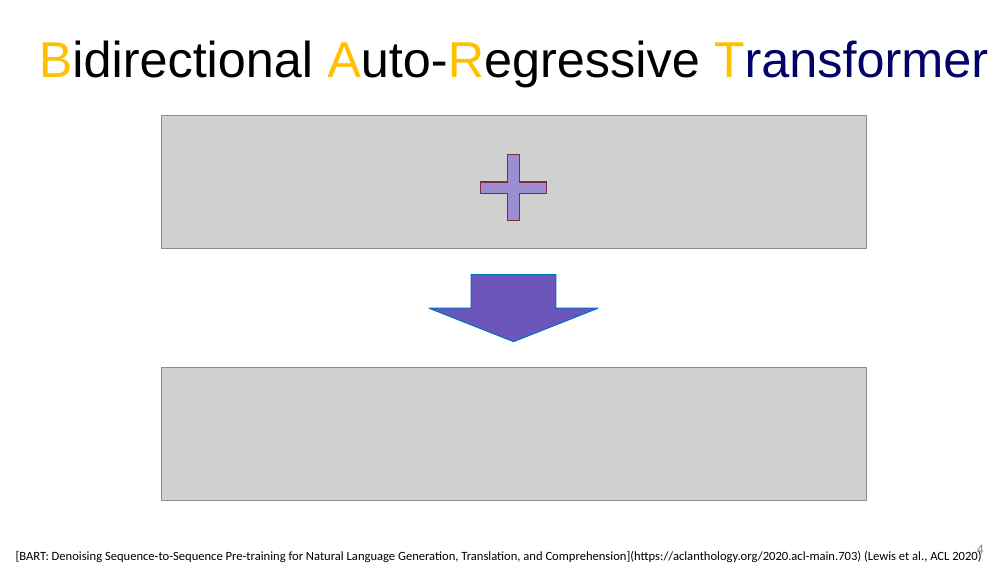
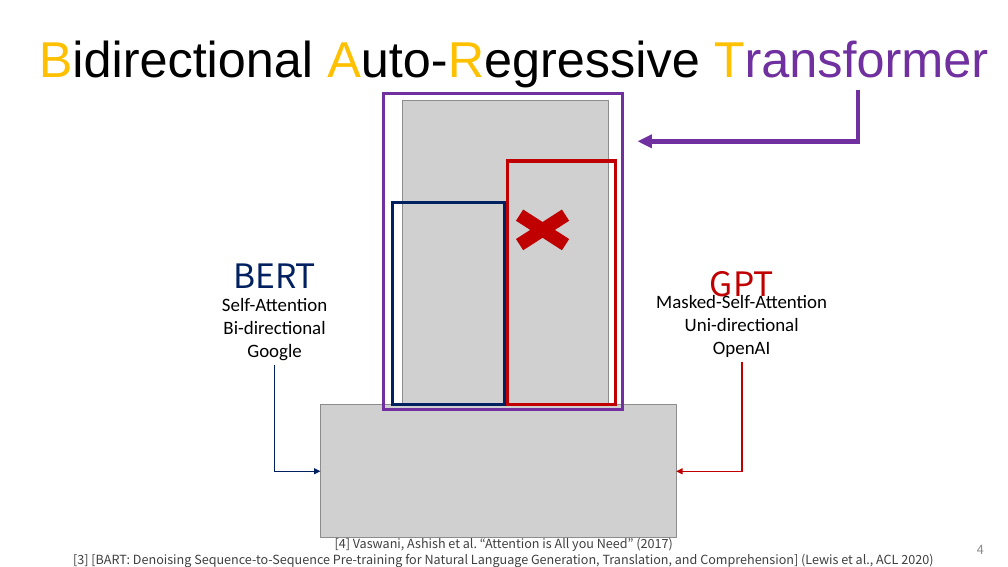
Before and after one commit to Sion1225/Study-Deeplearning-NLP, a slide deck: slide 4 of Presentation/感情認識に基づく対話システム.pptx. Drawn at 1008x567 pixels with LibreOffice and Linux fonts; fonts in the diff are those of the drawing; grey boxes stand for pictures. Boxes give left, top, right and bottom in pixels: in the first picture for what was removed or moved away, otherwise in the second. Text is boxed around its words. In the diff, an @@ line names an element or a change of style, - is before the commit and + after.

```diff
--- a/Presentation/感情認識に基づく対話システム.pptx
+++ b/Presentation/感情認識に基づく対話システム.pptx
@@ text "Bidirectional Auto-Regressive Transformer" at [39, 40, 988, 87]: text colour #020467 to #7030A0 in "Transformer" @@
@@ picture removed at [161, 116, 866, 249] @@
@@ rectangle added at [383, 94, 622, 410], outline #7030A0 2.25 pt @@
@@ elbow arrow added from (856, 92) to (638, 141), #7030A0 4.5 pt @@
@@ plus sign removed at [469, 143, 558, 232] @@
@@ group added at [392, 101, 616, 405]: 2 rectangles, 1 picture, 1 cross @@
@@ text added at [233, 263, 316, 288], 32 pt, text #002060 @@
+BERT
@@ text added at [222, 298, 327, 361], 18 pt, text #000000 @@
+Self-Attention
+Bi-directional
+Google
@@ down arrow removed at [429, 274, 598, 342] @@
@@ text added at [656, 293, 827, 357], 18 pt, text #000000 @@
+Masked-Self-Attention
+Uni-directional
+OpenAI
@@ text added at [710, 271, 774, 306], 32 pt, text #C00000 @@
+GPT
@@ elbow arrow added from (274, 365) to (321, 471), #002060 1.5 pt @@
@@ elbow arrow added from (742, 362) to (677, 471), #C00000 1.5 pt @@
@@ picture: place and size @@
-picture at [161, 368, 866, 501]
+picture at [321, 405, 677, 538]
@@ text at [73, 535, 933, 567]: text changed; font Calibri to Noto Sans CJK KR; text colour #000000 to #404040 @@
-[BART: Denoising Sequence-to-Sequence Pre-training for Natural Language Generation, Translation, and Comprehension](https://aclanthology.org/2020.acl-main.703) (Lewis et al., ACL 2020)
+[4] Vaswani, Ashish et al. “Attention is All you Need” (2017)
+[3] [BART: Denoising Sequence-to-Sequence Pre-training for Natural Language Generation, Translation, and Comprehension] (Lewis et al., ACL 2020)
```
Also in this commit, not shown: 6 other slides changed, 1 slide added, 1 slide removed.
